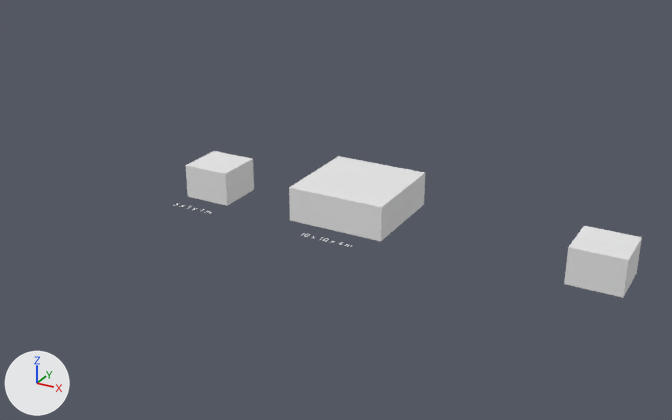
The Blender file KitJam-2010-08.blend as it was, and as the next commit left it.
Before and after are seen from a 50 mm camera at (14.4, -73.9, 37.9) aimed at (-27.2, 1.9, 0.0). The axes (+X, +Y, +Z) are drawn at lower left. The lights are the same throughout.

Names of what the first picture shows: 'Base 5x5x4', 'Base 5x5x4.001', 'Corridor', 'Text.011'.
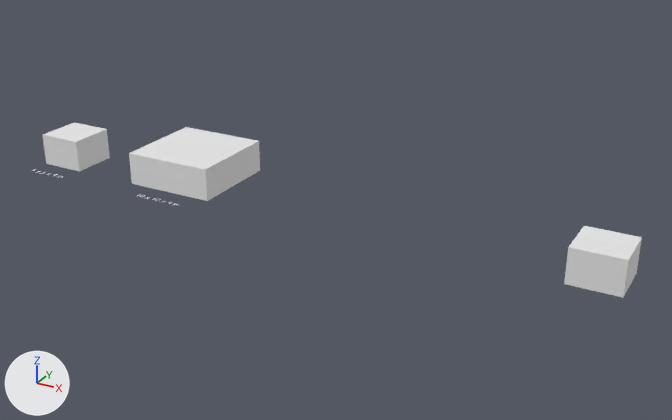
Pixel boxes [x1, y1, x2, y2] of what changed, in the pictures (672 x 420 px):
'Base 5x5x4.001', moved
    before: [289, 156, 425, 241]
    after: [129, 127, 260, 201]
'Base 5x5x4', moved
    before: [186, 151, 254, 206]
    after: [43, 123, 110, 172]
'Text.011', moved
    before: [302, 233, 352, 247]
    after: [138, 194, 180, 206]
'Text.012', moved
    before: [177, 203, 210, 214]
    after: [34, 169, 62, 178]

The change, as a list of edits to the scene's bpy script:
```text
Change ob_text_011:
    ob_text_011.location: (-27.5, -5.0, 0.0) -> (-47.5, -5.0, 0.0)
Change ob_text_012:
    ob_text_012.location: (-42.5, -5.0, 0.0) -> (-62.5, -5.0, 0.0)
Change ob_base_5x5x4_001:
    ob_base_5x5x4_001.location: (-25.0, 2.5, 0.0) -> (-45.0, 2.5, 0.0)
Change ob_base_5x5x4:
    ob_base_5x5x4.location: (-40.0, 0.0, 0.0) -> (-60.0, 0.0, 0.0)
```
